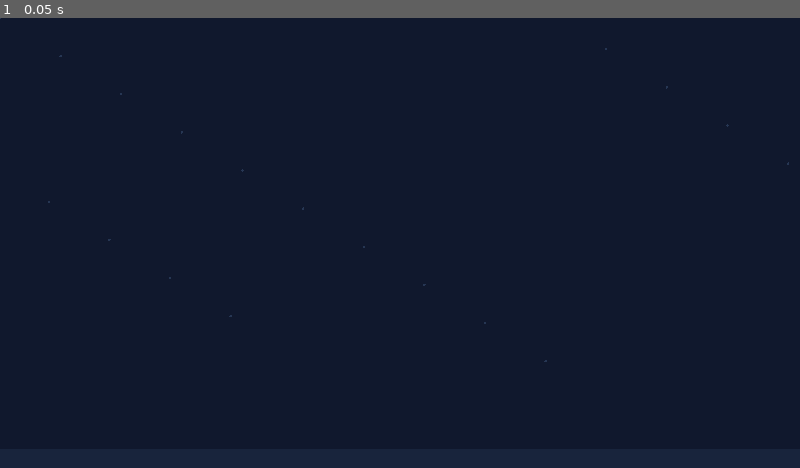
Above: before the commit, frame 1.
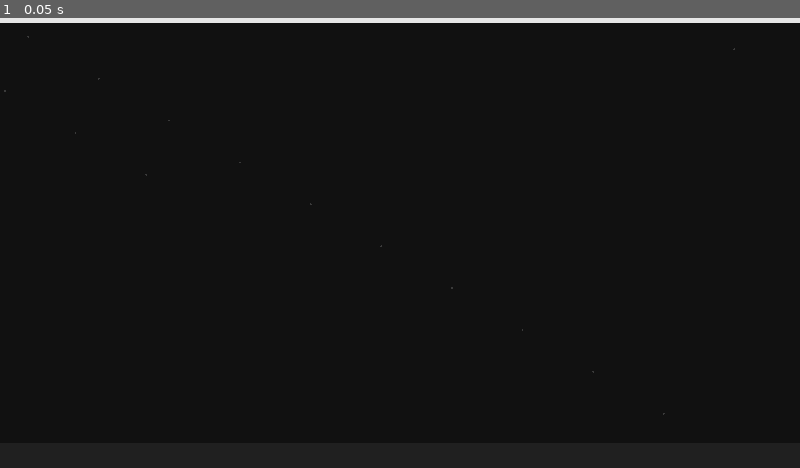
Above: after the commit, the same moment.

Repository: loslam-del/Kiwi-rounds
Game: Godot game, scene res://scenes/main.tscn
The game is run twice, just before and just after one commit, with the same random seed, the same clock (stepped at 60 frames per second) and the same inputs.
Inputs:
- Up to frame 1 (0.05 s): no input

The runs differ from the first frame. In frame 1, 99% of the frame differs, in the area x 0-100%, y 0-100%.
Error in both runs: Trying to assign an array of type "Array" to a variable of type "Array[Dictionary]". (res://scripts/main.gd:50)

Commit message:
Restyle menus with minimalist monochrome arena-fighter look

Diff:
--- a/scripts/main.gd
+++ b/scripts/main.gd
@@ -58,10 +58,14 @@
     _update_hud()
 
 func _draw() -> void:
-    draw_rect(Rect2(0, 0, 1280, 720), Color("#10182d"))
-    for i in range(18):
-        draw_circle(Vector2(float((i * 97) % 1280), float((i * 61) % 560)), 2.0, Color("#263653"))
-    draw_rect(Rect2(0, 690, 1280, 30), Color("#18243c"))
+    draw_rect(Rect2(0, 0, 1280, 720), Color("#111111"))
+    draw_rect(Rect2(0, 0, 1280, 8), Color("#e6e6e6"))
+    draw_rect(Rect2(0, 680, 1280, 40), Color("#202020"))
+    for i in range(14):
+        var x := float((i * 113 + 45) % 1280)
+        var y := float((i * 67 + 30) % 650)
+        draw_circle(Vector2(x,y),1.5,Color("#3a3a3a"))
+    draw_rect(Rect2(0, 0, 1280, 720), Color(0,0,0,0), false, 2.0, true)
 
 func _make_arena(index: int) -> void:
     for old_platform in platform_nodes:
@@ -260,7 +264,7 @@
         ["НАСТРОЙКИ",Callable(self,"_show_settings")],
         ["СКИНЫ",Callable(self,"_open_skins")],
         ["МОДЫ",Callable(self,"_open_mods")]
-    ],"АРЕНА  •  2D FIGHTER")
+    ],"ARENA FIGHTER     •     ANDROID")
 
 func _show_mode_menu() -> void:
     _show_panel("ВЫБОР РЕЖИМА",[
@@ -414,49 +418,86 @@
     game_controls.visible = false
     var shade := ColorRect.new()
     shade.set_anchors_and_offsets_preset(Control.PRESET_FULL_RECT)
-    shade.color = Color(0.035,0.055,0.09,0.88)
+    shade.color = Color("#111111")
     ui.add_child(shade)
     overlay = shade
-    var panel := PanelContainer.new()
-    panel.position = Vector2(360,75)
-    panel.size = Vector2(560,570)
-    panel.add_theme_stylebox_override("panel",_button_style(Color("#172943")))
-    shade.add_child(panel)
-    var column := VBoxContainer.new()
-    column.add_theme_constant_override("separation",10)
-    panel.add_child(column)
+
     var title := Label.new()
     title.text = title_text
+    title.position = Vector2(0,95)
+    title.size = Vector2(1280,100)
     title.horizontal_alignment = HORIZONTAL_ALIGNMENT_CENTER
-    title.add_theme_font_size_override("font_size",32)
-    title.add_theme_color_override("font_color",Color("#f4f7ff"))
-    column.add_child(title)
+    title.vertical_alignment = VERTICAL_ALIGNMENT_CENTER
+    title.add_theme_font_size_override("font_size",58 if title_text == "KIWI ROUNDS" else 38)
+    title.add_theme_color_override("font_color",Color("#f2f2f2"))
+    title.add_theme_color_override("font_shadow_color",Color("#000000"))
+    title.add_theme_constant_override("shadow_offset_x",3)
+    title.add_theme_constant_override("shadow_offset_y",3)
+    shade.add_child(title)
+
+    var accent := ColorRect.new()
+    accent.position = Vector2(500,195)
+    accent.size = Vector2(280,5)
+    accent.color = Color("#e5e5e5")
+    shade.add_child(accent)
+
     if subtitle != "":
         var info := Label.new()
         info.text = subtitle
+        info.position = Vector2(300,215)
+        info.size = Vector2(680,70)
         info.horizontal_alignment = HORIZONTAL_ALIGNMENT_CENTER
+        info.vertical_alignment = VERTICAL_ALIGNMENT_CENTER
         info.autowrap_mode = TextServer.AUTOWRAP_WORD_SMART
-        info.custom_minimum_size = Vector2(520,80)
         info.add_theme_font_size_override("font_size",17)
-        info.add_theme_color_override("font_color",Color("#c6d6ee"))
-        column.add_child(info)
-    var scroll := ScrollContainer.new()
-    scroll.size_flags_vertical = Control.SIZE_EXPAND_FILL
-    column.add_child(scroll)
+        info.add_theme_color_override("font_color",Color("#aaaaaa"))
+        shade.add_child(info)
+
     var list := VBoxContainer.new()
-    list.size_flags_horizontal = Control.SIZE_EXPAND_FILL
-    list.add_theme_constant_override("separation",8)
-    scroll.add_child(list)
-    for entry in buttons:
+    list.position = Vector2(390,305)
+    list.size = Vector2(500,340)
+    list.add_theme_constant_override("separation",9)
+    shade.add_child(list)
+    for index in range(buttons.size()):
+        var entry: Array = buttons[index]
         var button := Button.new()
         button.text = str(entry[0])
-        button.custom_minimum_size = Vector2(510,58)
+        button.custom_minimum_size = Vector2(500,58)
         button.size_flags_horizontal = Control.SIZE_EXPAND_FILL
-        button.add_theme_font_size_override("font_size",20)
-        button.add_theme_stylebox_override("normal",_button_style(Color("#294467")))
-        button.add_theme_stylebox_override("pressed",_button_style(Color("#3d638e")))
+        button.focus_mode = Control.FOCUS_NONE
+        button.add_theme_font_size_override("font_size",23)
+        button.add_theme_color_override("font_color",Color("#f0f0f0"))
+        button.add_theme_color_override("font_hover_color",Color("#111111"))
+        button.add_theme_stylebox_override("normal",_menu_button_style(Color("#242424"),Color("#555555")))
+        button.add_theme_stylebox_override("hover",_menu_button_style(Color("#eeeeee"),Color("#ffffff")))
+        button.add_theme_stylebox_override("pressed",_menu_button_style(Color("#cfcfcf"),Color("#ffffff")))
         button.pressed.connect(entry[1])
         list.add_child(button)
+
+    var footer := Label.new()
+    footer.text = "KIWI ROUNDS  /  v0.2"
+    footer.position = Vector2(0,665)
+    footer.size = Vector2(1280,30)
+    footer.horizontal_alignment = HORIZONTAL_ALIGNMENT_CENTER
+    footer.add_theme_font_size_override("font_size",13)
+    footer.add_theme_color_override("font_color",Color("#666666"))
+    shade.add_child(footer)
+
+func _menu_button_style(fill: Color, outline: Color) -> StyleBoxFlat:
+    var style := StyleBoxFlat.new()
+    style.bg_color = fill
+    style.border_color = outline
+    style.border_width_left = 2
+    style.border_width_right = 2
+    style.border_width_top = 2
+    style.border_width_bottom = 2
+    style.corner_radius_top_left = 2
+    style.corner_radius_top_right = 2
+    style.corner_radius_bottom_left = 2
+    style.corner_radius_bottom_right = 2
+    style.content_margin_left = 18
+    style.content_margin_right = 18
+    return style
 
 func _close_overlay() -> void:
     if is_instance_valid(overlay):
